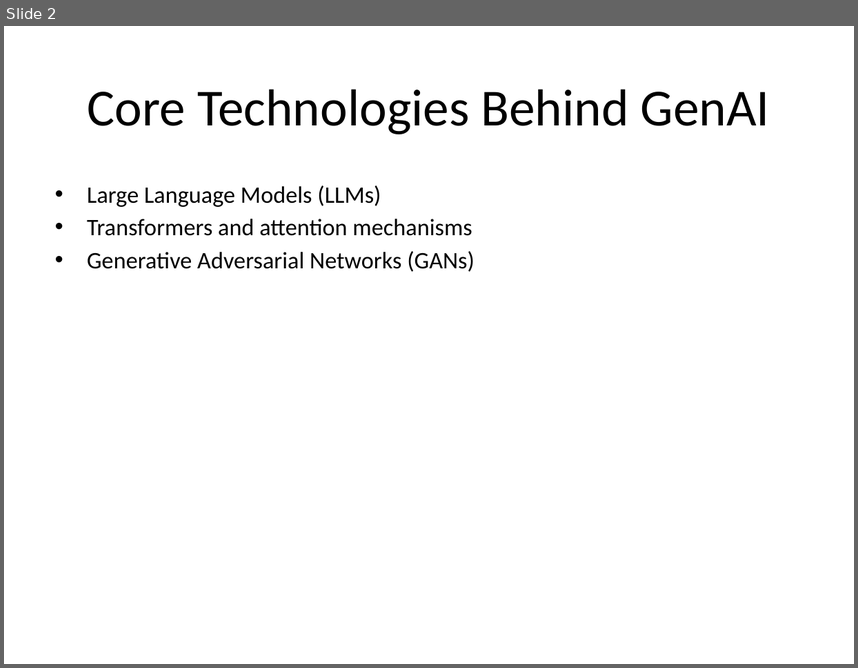
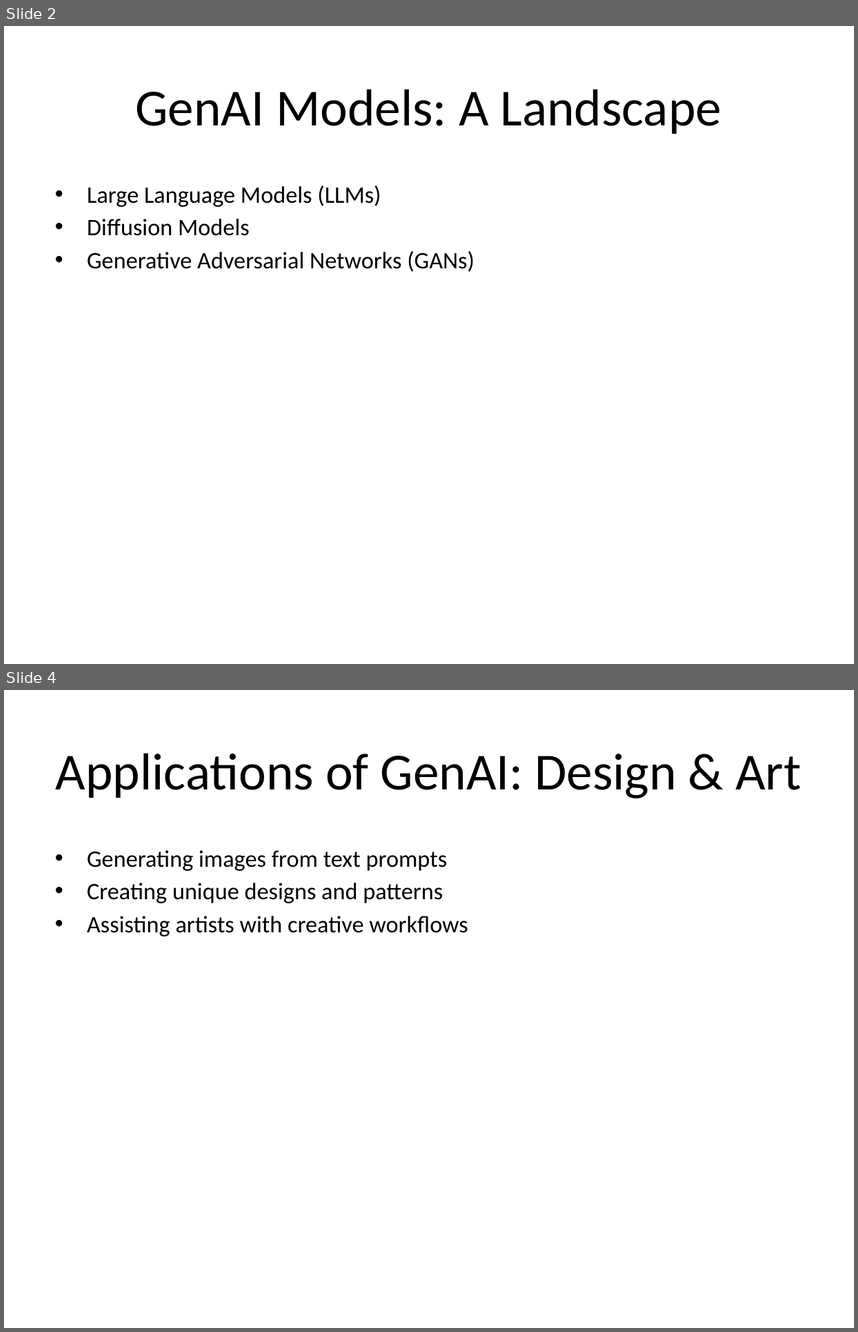
Before and after one commit to AkashAk2/fabric, a slide deck: services/agno_service/output.pptx. Shown one above the other, each under a label of ours: slide 2 before the commit, slides 2 and 4 after it; the slides between them are not shown. The pictures are 858x668 and 858x1332 pixels, drawn with LibreOffice and Linux fonts; fonts in the diff are those of the drawing. Boxes give left, top, right and bottom in pixels: in the first picture for what was removed or moved away, otherwise in the second. Text is boxed around its words. In the diff, an @@ line names an element or a change of style, - is before the commit and + after.

```diff
--- a/services/agno_service/output.pptx
+++ b/services/agno_service/output.pptx
@@ slide 4 added at (x1=4, y1=690, x2=854, y2=1328), background #FFFFFF @@
@@ title added at (x1=56, y1=753, x2=801, y2=798), 44 pt, text #000000 @@
+Applications of GenAI: Design & Art
@@ text added at (x1=87, y1=850, x2=468, y2=936), 20 pt, text #000000 @@
+• Generating images from text prompts
+• Creating unique designs and patterns
+• Assisting artists with creative workflows
@@ slide 2 changed as well @@
@@ title at (x1=136, y1=89, x2=722, y2=134): text changed @@
-Core Technologies Behind GenAI
+GenAI Models: A Landscape
@@ text at (x1=87, y1=219, x2=250, y2=236): text changed @@
-• Transformers and attention mechanisms
+• Diffusion Models
```
Also in this commit, not shown: 5 other slides changed, 6 other slides added, 3 slides removed, 8 other files.
